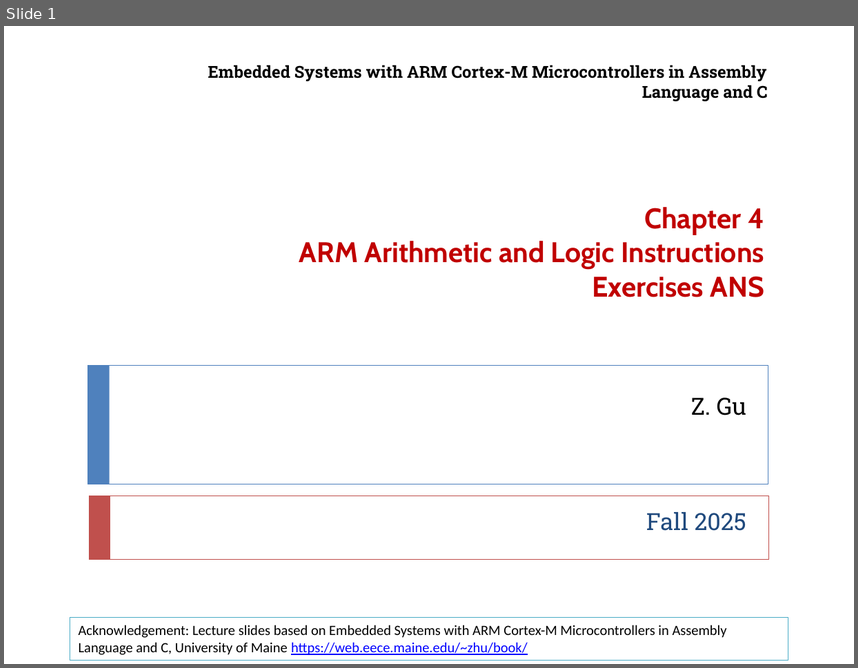
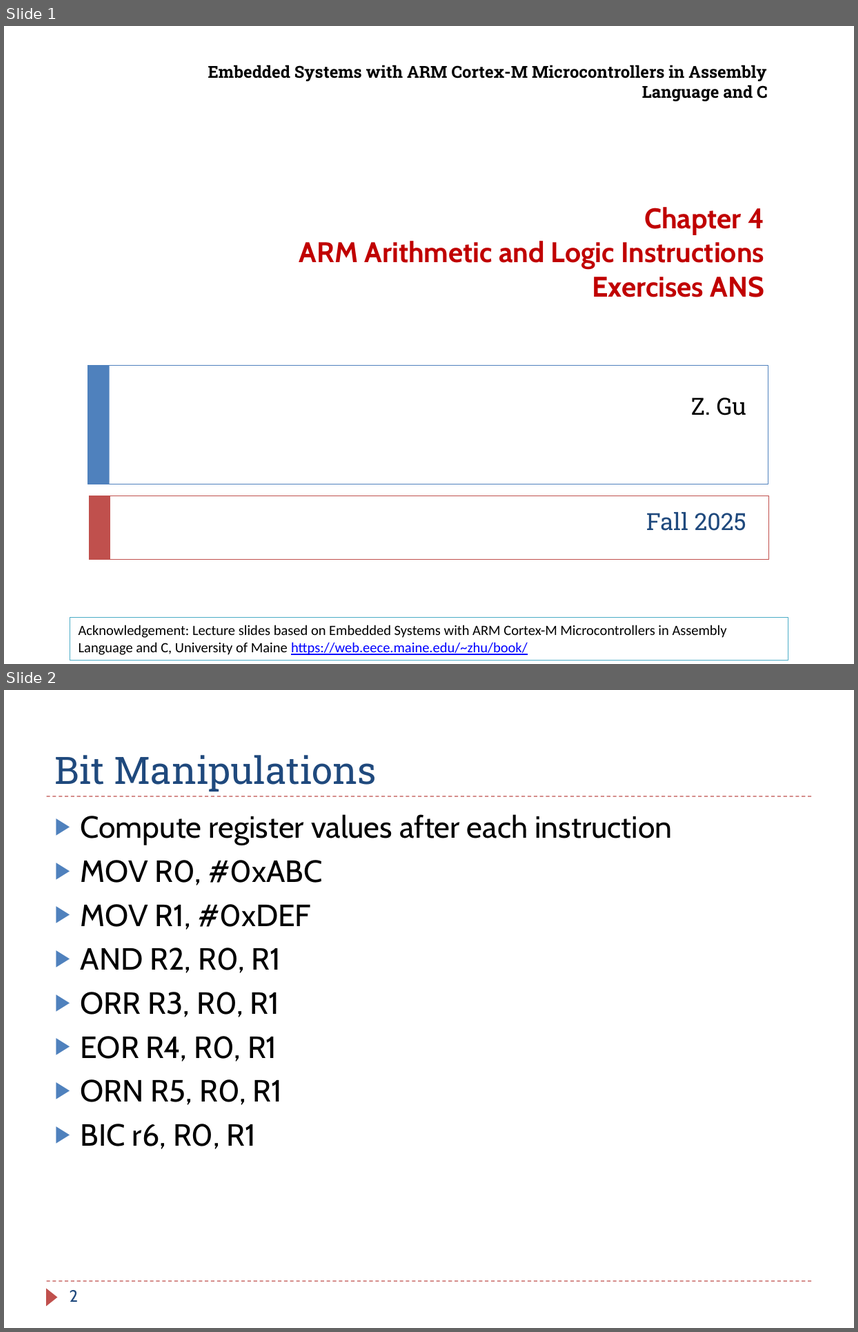
Before and after one commit to guhofstra/CSC111Fa25, a slide deck: PPTs/Ch4_ARM_Arithmetic_Logic_Exercises_ANS.pptx. Shown one above the other, each under a label of ours: slide 1 before the commit, slides 1 and 2 after it. The pictures are 858x668 and 858x1332 pixels, drawn with LibreOffice and Linux fonts; fonts in the diff are those of the drawing. Boxes give left, top, right and bottom in pixels: in the first picture for what was removed or moved away, otherwise in the second. Text is boxed around its words. In the diff, an @@ line names an element or a change of style, - is before the commit and + after.

```diff
--- a/PPTs/Ch4_ARM_Arithmetic_Logic_Exercises_ANS.pptx
+++ b/PPTs/Ch4_ARM_Arithmetic_Logic_Exercises_ANS.pptx
@@ slide 2 added at (x1=4, y1=690, x2=854, y2=1328), background #FFFFFF @@
@@ title added at (x1=55, y1=755, x2=377, y2=791), 32 pt, text #1F497D @@
+Bit Manipulations
@@ line added from (47, 796) to (811, 796), #C0504D 0.75 pt dashed @@
@@ text added at (x1=81, y1=814, x2=673, y2=1149), 26 pt, text #000000 @@
+▶ Compute register values after each instruction
+▶ MOV R0, #0xABC
+▶ MOV R1, #0xDEF
+▶ AND R2, R0, R1
+▶ ORR R3, R0, R1
+▶ EOR R4, R0, R1
+▶ ORN R5, R0, R1
+▶ BIC r6, R0, R1
@@ line added from (47, 1281) to (811, 1281), #C0504D 0.75 pt dashed @@
@@ triangle added at (x1=47, y1=1288, x2=58, y2=1305), fill #C0504D @@
@@ page number added at (x1=70, y1=1290, x2=79, y2=1301), 14 pt, text #1F497D @@
+2
```
Also in this commit, not shown: 8 other slides added, 11 other files.
